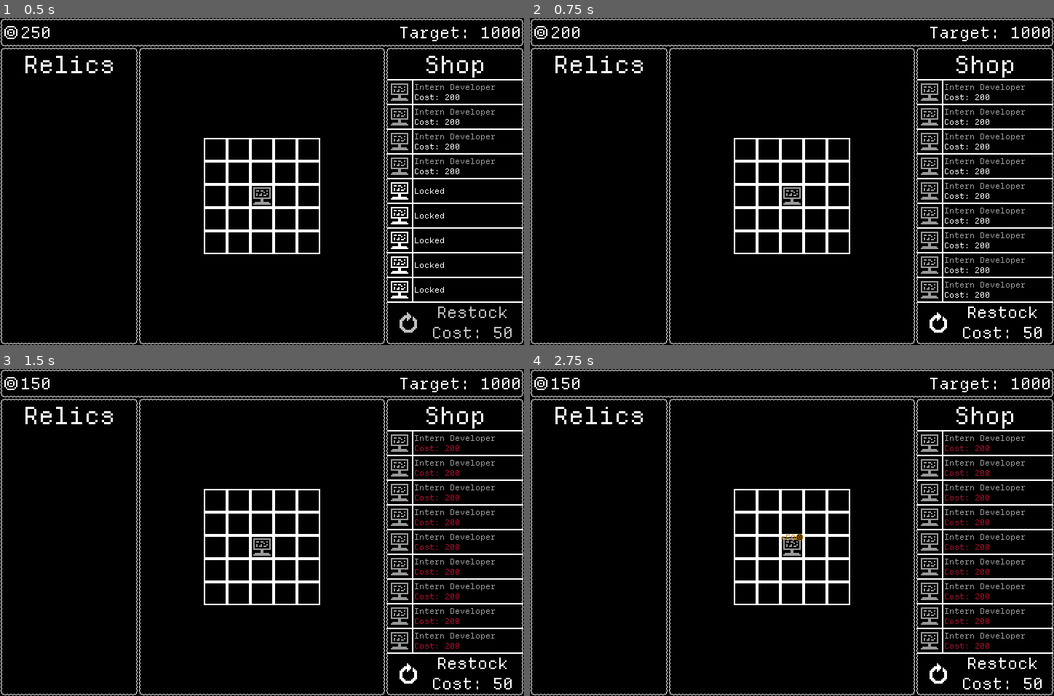
Above: before the commit, frames 1-4 (two rows, left to right).
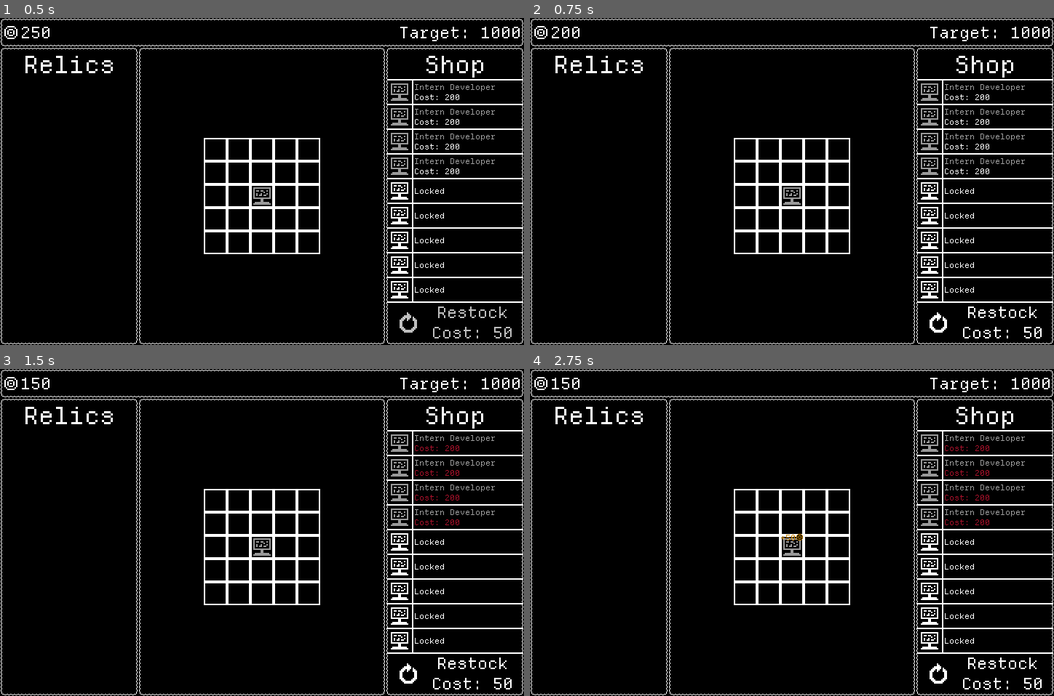
Above: after the commit, the same moments.

Repository: GemDust0/TooBigToFail
Game: Godot game, scene res://Scenes/CorporateSim.tscn
The game is run twice, just before and just after one commit, with the same random seed, the same clock (stepped at 60 frames per second) and the same inputs. This scene is started directly instead of the project's main scene.
Inputs:
- Up to frame 1 (0.5 s): no input
- Up to frame 2 (0.75 s): click "Restock Cost: 50" at 0.5 s
- Up to frame 3 (1.5 s): click "Restock Cost: 50" at 1.25 s
- Up to frame 4 (2.75 s): click "Restock Cost: 50" at 2 s

Frame 1 is identical in both runs. In frame 2, 1.1% of the frame differs, in the area x 74-95%, y 50-86%; in frame 3, 1.1%; in frame 4, 1.1%.

Commit message:
Target Reached popup

Diff:
--- a/Scenes/CorporateSim.tscn
+++ b/Scenes/CorporateSim.tscn
@@ -95,6 +95,81 @@
 layout_mode = 2
 mouse_filter = 2
 color = Color(0, 0, 0, 1)
+
+[node name="TargetReached" type="MarginContainer" parent="HUD" unique_id=1742847634]
+visible = false
+anchors_preset = 8
+anchor_left = 0.5
+anchor_top = 0.5
+anchor_right = 0.5
+anchor_bottom = 0.5
+offset_left = -107.0
+offset_top = -93.5
+offset_right = 107.0
+offset_bottom = 93.5
+grow_horizontal = 2
+grow_vertical = 2
+mouse_filter = 0
+theme_override_constants/margin_left = 2
+theme_override_constants/margin_top = 4
+theme_override_constants/margin_right = 2
+theme_override_constants/margin_bottom = 2
+
+[node name="ColorRect" type="ColorRect" parent="HUD/TargetReached" unique_id=647721149]
+layout_mode = 2
+
+[node name="MarginContainer" type="MarginContainer" parent="HUD/TargetReached" unique_id=1567561419]
+layout_mode = 2
+theme_override_constants/margin_left = 2
+theme_override_constants/margin_top = 2
+theme_override_constants/margin_right = 2
+theme_override_constants/margin_bottom = 2
+
+[node name="ColorRect" type="ColorRect" parent="HUD/TargetReached/MarginContainer" unique_id=1367021169]
+layout_mode = 2
+color = Color(0, 0, 0, 1)
+
+[node name="TargetAchieved" type="Label" parent="HUD/TargetReached" unique_id=307007544]
+layout_mode = 2
+size_flags_horizontal = 4
+theme_override_font_sizes/font_size = 22
+text = " TARGET ACHIEVED
+
++ 1 Shop Slot
++ 1 Grid Size
+
+ New Target: 100000
+
+"
+horizontal_alignment = 1
+vertical_alignment = 1
+
+[node name="ButtonMargin" type="MarginContainer" parent="HUD/TargetReached" unique_id=1965123323]
+layout_mode = 2
+size_flags_horizontal = 4
+size_flags_vertical = 8
+theme_override_constants/margin_top = 0
+theme_override_constants/margin_bottom = 10
+
+[node name="ColorRect" type="ColorRect" parent="HUD/TargetReached/ButtonMargin" unique_id=1490236245]
+layout_mode = 2
+
+[node name="ButtonMargin" type="MarginContainer" parent="HUD/TargetReached/ButtonMargin" unique_id=300126118]
+layout_mode = 2
+theme_override_constants/margin_left = 2
+theme_override_constants/margin_top = 2
+theme_override_constants/margin_right = 2
+theme_override_constants/margin_bottom = 2
+
+[node name="ColorRect" type="ColorRect" parent="HUD/TargetReached/ButtonMargin/ButtonMargin" unique_id=2074281738]
+layout_mode = 2
+color = Color(0, 0, 0, 1)
+
+[node name="Confirm" type="Button" parent="HUD/TargetReached/ButtonMargin/ButtonMargin" unique_id=1737567984]
+layout_mode = 2
+size_flags_vertical = 8
+theme_override_font_sizes/font_size = 22
+text = " Okay "
 
 [node name="TileMapLayer" type="TileMapLayer" parent="." unique_id=613741287]
 tile_map_data = PackedByteArray("AABpAFkAAAACAAIAAABpAFgAAAACAAEAAABpAFcAAAACAAEAAABpAFYAAAACAAEAAABpAFUAAAACAAEAAABpAF …(89136 unchanged characters)…
@@ -148,6 +223,7 @@
 
 [node name="RelicInventory" parent="." unique_id=1807914356 instance=ExtResource("11_ig6cq")]
 
+[connection signal="pressed" from="HUD/TargetReached/ButtonMargin/ButtonMargin/Confirm" to="." method="target_reached_accept"]
 [connection signal="money_produced" from="PanelContainer/EmployeeGrid" to="." method="add_money"]
 [connection signal="mouse_entered" from="SellArea" to="PanelContainer/EmployeeGrid" method="_on_sell_area_mouse_entered"]
 [connection signal="mouse_exited" from="SellArea" to="PanelContainer/EmployeeGrid" method="_on_sell_area_mouse_exited"]
--- a/Scripts/CorporateSim.gd
+++ b/Scripts/CorporateSim.gd
@@ -25,13 +25,26 @@
 func add_money(amount: int) -> void:
 	money += amount
 	if money >= targets[0]:
+		$HUD/TargetReached.visible = true
+		grid.process_mode = Node.PROCESS_MODE_DISABLED
+		shop.process_mode = Node.PROCESS_MODE_DISABLED
 		targets.pop_front()
 		if targets.size() == 0:
-			pass
+			$HUD/TargetReached/TargetAchieved.text = " TARGET ACHIEVED \n\nYou may rest.\n\n" % targets[0]
 		else:
-			target_label.text = "Target: %s" % targets[0]
-			grid.increase_grid_size(1)
 			if targets.size() == 1:
-				grid.increase_grid_size(1)
-				shop.unlock_slot()
-			shop.upgrade_shop()
+				$HUD/TargetReached/TargetAchieved.text = " TARGET ACHIEVED \n\n+ 2 Shop Slots\n+ 2 Grid Size\n\n New Target: %s \n\n" % targets[0]
+			else:
+				$HUD/TargetReached/TargetAchieved.text = " TARGET ACHIEVED \n\n+ 1 Shop Slot\n+ 1 Grid Size\n\n New Target: %s \n\n" % targets[0]
+
+
+func target_reached_accept() -> void:
+	$HUD/TargetReached.visible = false
+	target_label.text = "Target: %s" % targets[0]
+	grid.increase_grid_size(1)
+	if targets.size() == 1:
+		grid.increase_grid_size(1)
+		shop.unlock_slot()
+	shop.upgrade_shop()
+	grid.process_mode = Node.PROCESS_MODE_INHERIT
+	shop.process_mode = Node.PROCESS_MODE_INHERIT
--- a/Scripts/EmployeeShop.gd
+++ b/Scripts/EmployeeShop.gd
@@ -41,6 +41,8 @@
 	elif !ignore_cost:
 		sim.money -= 50
 	for slot: ShopSlot in slots:
+		if slot.locked:
+			break
 		slot.set_employee(get_random_employee(), sim.money)
 
 func get_random_employee() -> Employee:
